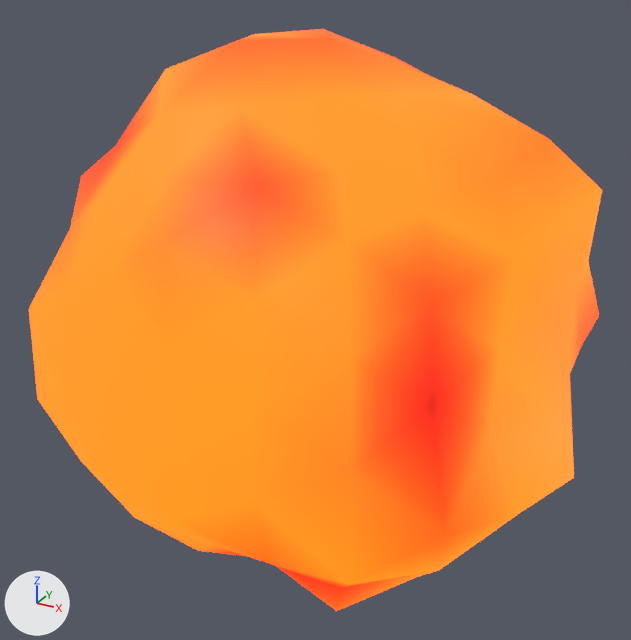
The glTF model lava_bomb.glb: old version first, new version second.
Rendered twice from a 50 mm camera at (1.44, -2.71, 1.35) aimed at (-0.03, -0.03, 0.01). The axes (+X, +Y, +Z) are drawn at lower left. The lights are the same throughout. The first picture is the older version.
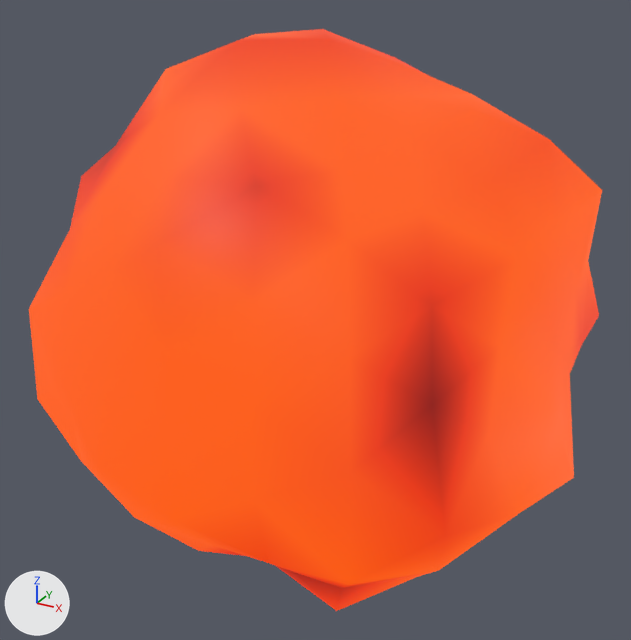
Changed parts and their boxes (x1, y1, x2, y2) in the pictures (631 x 640 px):
```json
{"object": "Mesh_0", "change": "surface changed", "before": [29, 29, 602, 611], "after": [29, 29, 602, 611]}
```

The change, as JSON lines over the scene's bpy script:
```json
{"block": "mat_material_0", "where": "n0 = _N.new('ShaderNodeBsdfPrincipled'); n0.name = 'Principled BSDF'"}
{"op": "set", "path": "n0.inputs[28].default_value", "old": "3.0", "new": "1.0", "note": "'Emission Strength'"}
```
